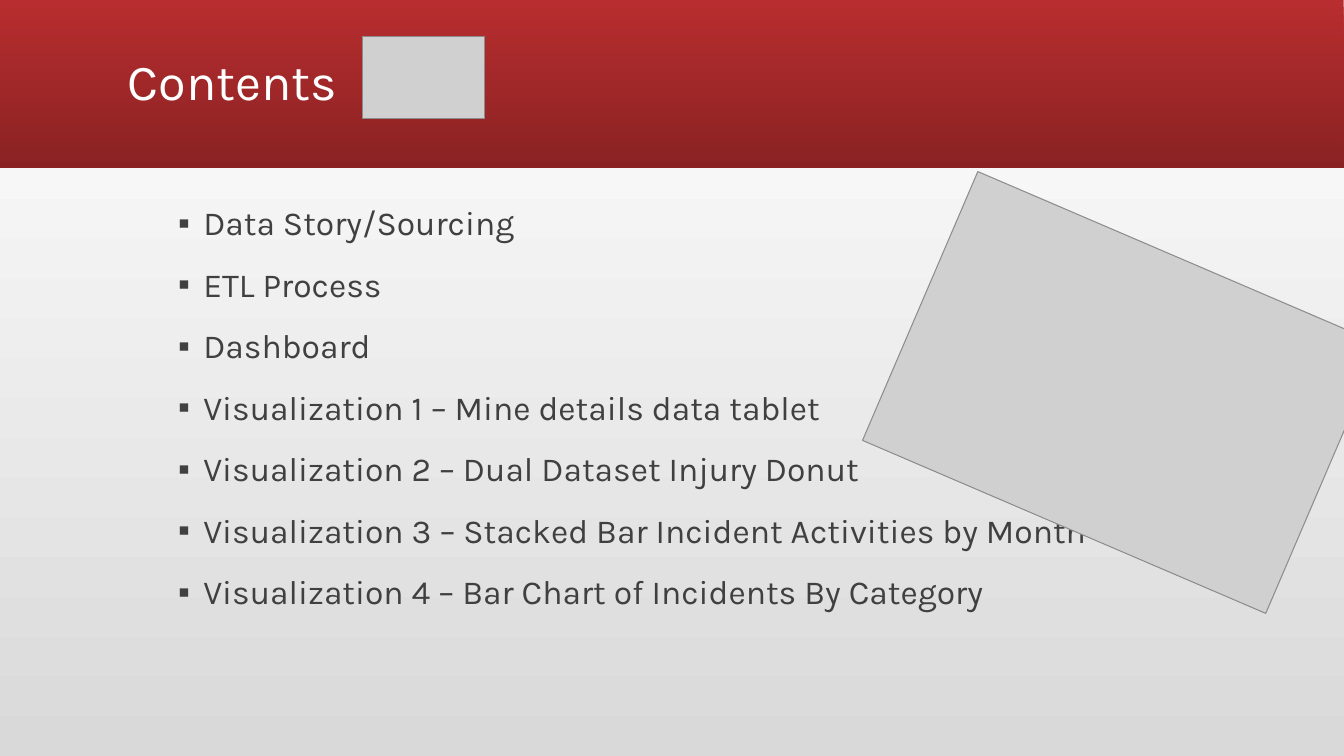
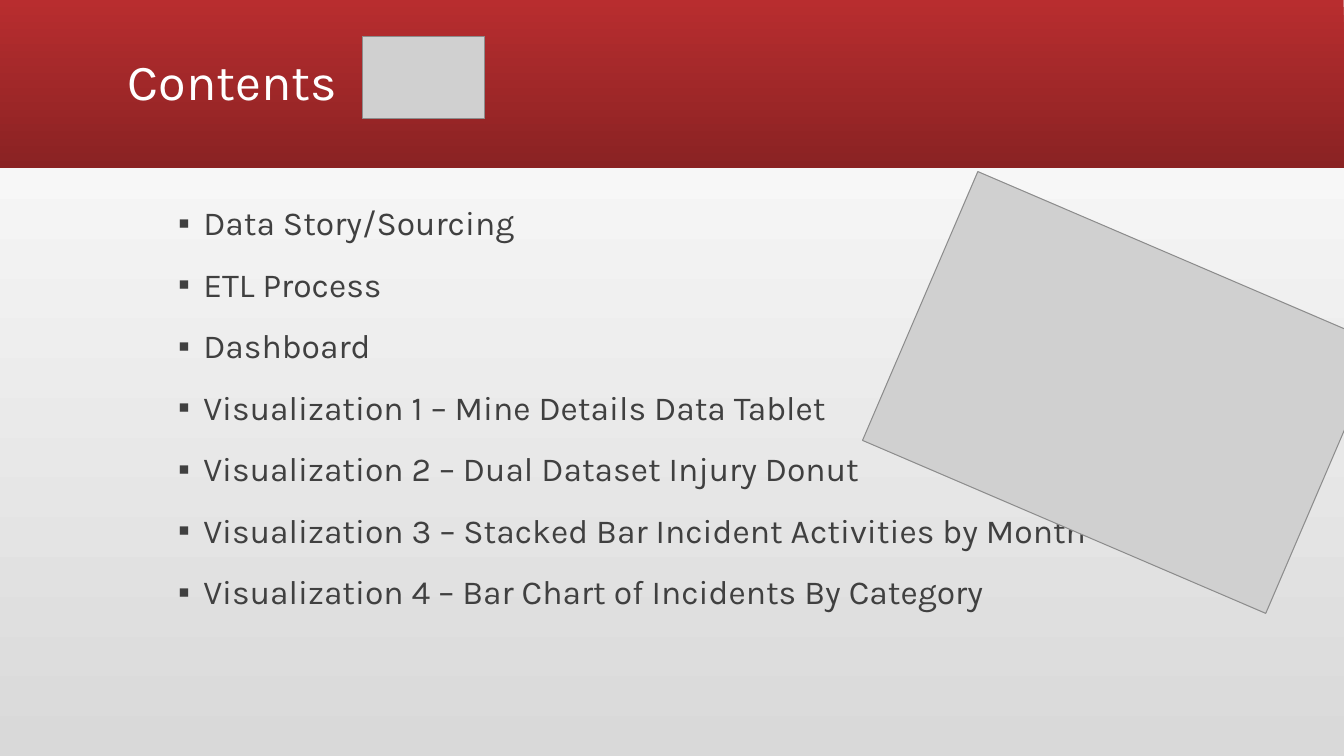
Before and after one commit to granttowers/Project_2, a slide deck: slide 2 of Project 2.pptx. Drawn at 1344x756 pixels with LibreOffice and Linux fonts; fonts in the diff are those of the drawing; grey boxes stand for pictures. Boxes give left, top, right and bottom in pixels: in the first picture for what was removed or moved away, otherwise in the second. Text is boxed around its words. In the diff, an @@ line names an element or a change of style, - is before the commit and + after.

```diff
--- a/Project 2.pptx
+++ b/Project 2.pptx
@@ text at [203, 397, 826, 421]: text changed @@
-▪ Visualization 1 – Mine details data tablet
+▪ Visualization 1 – Mine Details Data Tablet
```
Also in this commit, not shown: 2 other slides changed, 3 other files.
